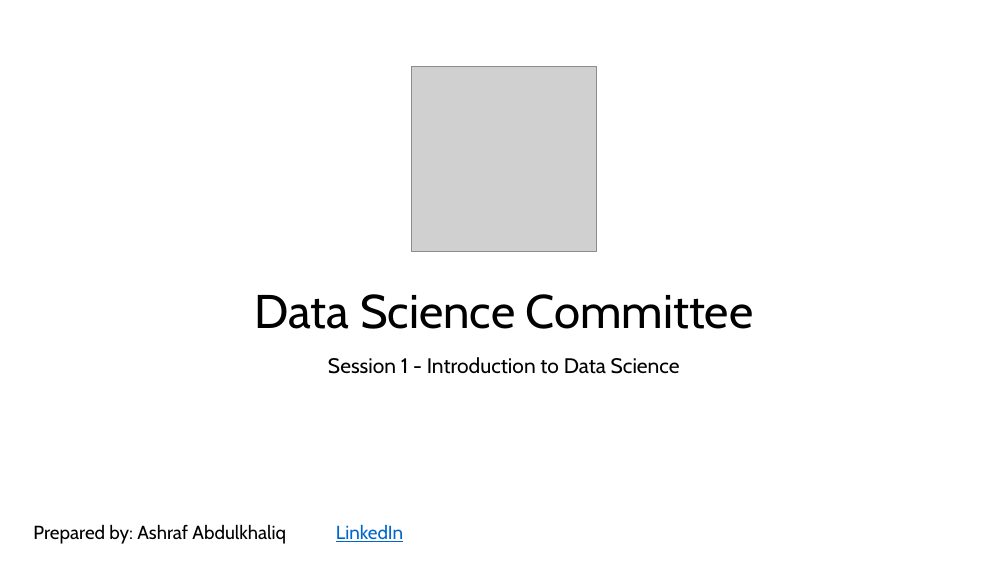
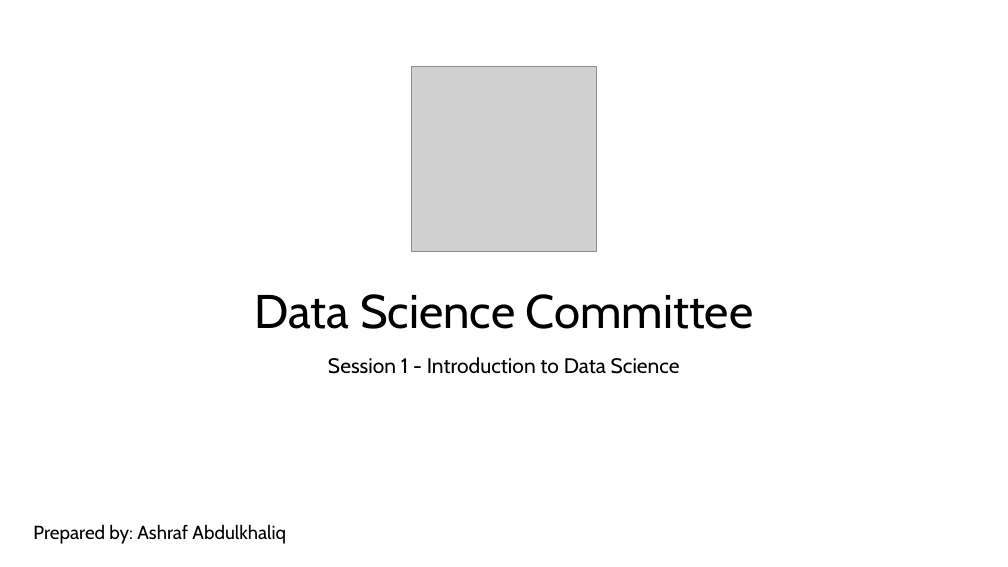
Before and after one commit to kershrita/Data-Science-Roadmap, a slide deck: slide 1 of slides/Session 01 - Introduction to Data Science.pptx. Drawn at 1008x567 pixels with LibreOffice and Linux fonts; fonts in the diff are those of the drawing; grey boxes stand for pictures. Boxes give left, top, right and bottom in pixels: in the first picture for what was removed or moved away, otherwise in the second. Text is boxed around its words. In the diff, an @@ line names an element or a change of style, - is before the commit and + after.

```diff
--- a/slides/Session 01 - Introduction to Data Science.pptx
+++ b/slides/Session 01 - Introduction to Data Science.pptx
@@ text at bbox=[33, 524, 286, 544]: text changed @@
-Prepared by: Ashraf Abdulkhaliq LinkedIn
+Prepared by: Ashraf Abdulkhaliq
```
Also in this commit, not shown: 1 other slide changed, 2 slides added.
